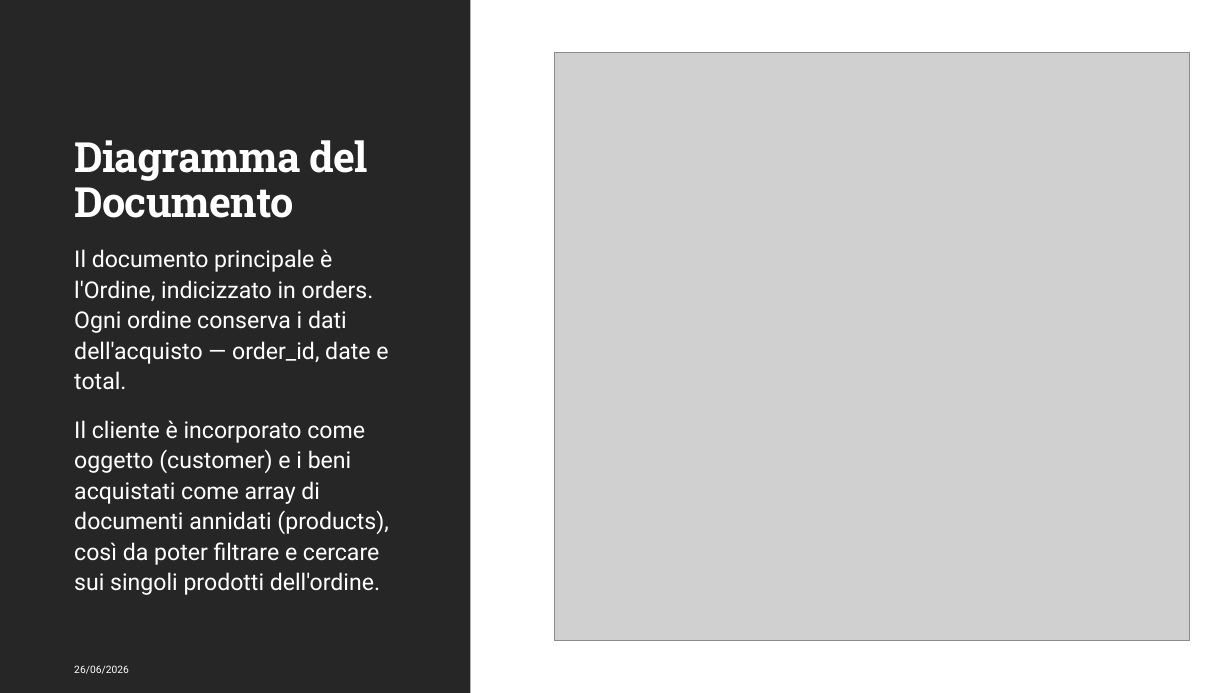
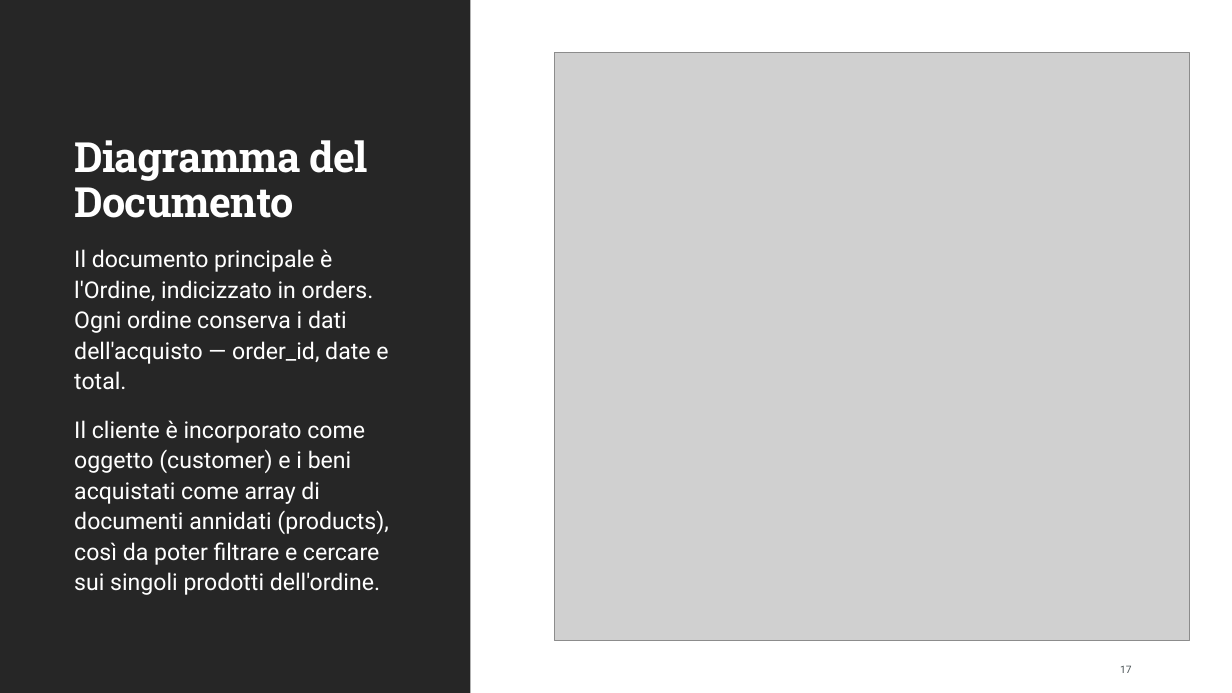
Before and after one commit to Giuseppe-De-Giorgi/unisalento-big-data-GDG-exam, a slide deck: slide 17 of Presentazione Progetto Database Multimodello.pptx. Drawn at 1232x693 pixels with LibreOffice and Linux fonts; fonts in the diff are those of the drawing; grey boxes stand for pictures. Boxes give left, top, right and bottom in pixels: in the first picture for what was removed or moved away, otherwise in the second. Text is boxed around its words. In the diff, an @@ line names an element or a change of style, - is before the commit and + after.

```diff
--- a/Presentazione Progetto Database Multimodello.pptx
+++ b/Presentazione Progetto Database Multimodello.pptx
@@ text removed at (x1=74, y1=665, x2=129, y2=674) @@
-26/06/2026
@@ page number added at (x1=1120, y1=665, x2=1132, y2=673), 8 pt, text #4A5356 @@
+17
```
Also in this commit, not shown: 21 other slides changed.
